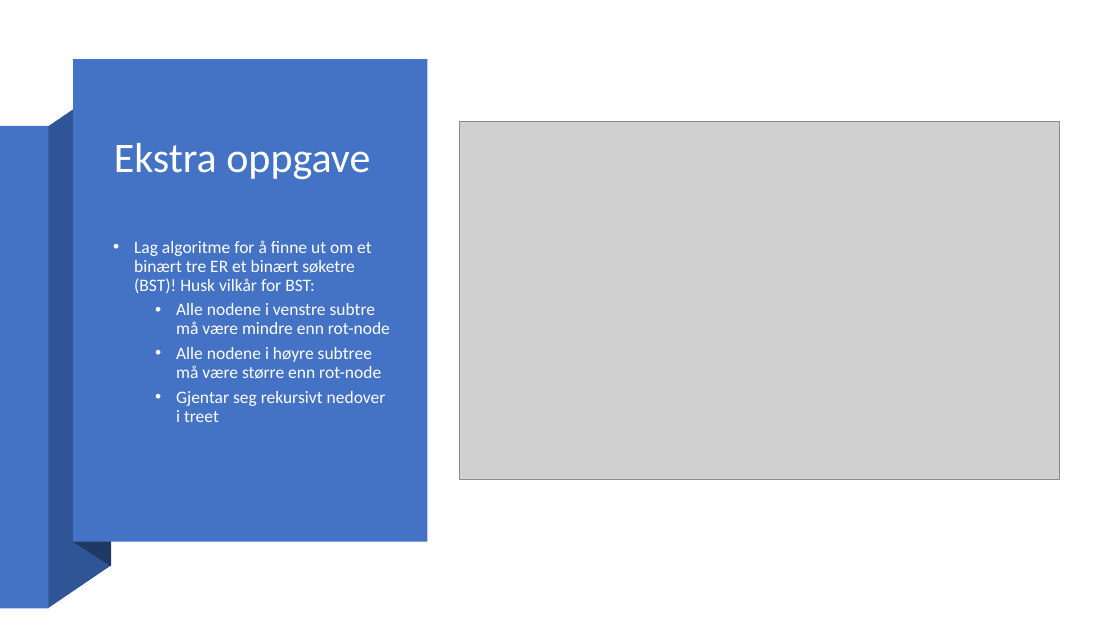
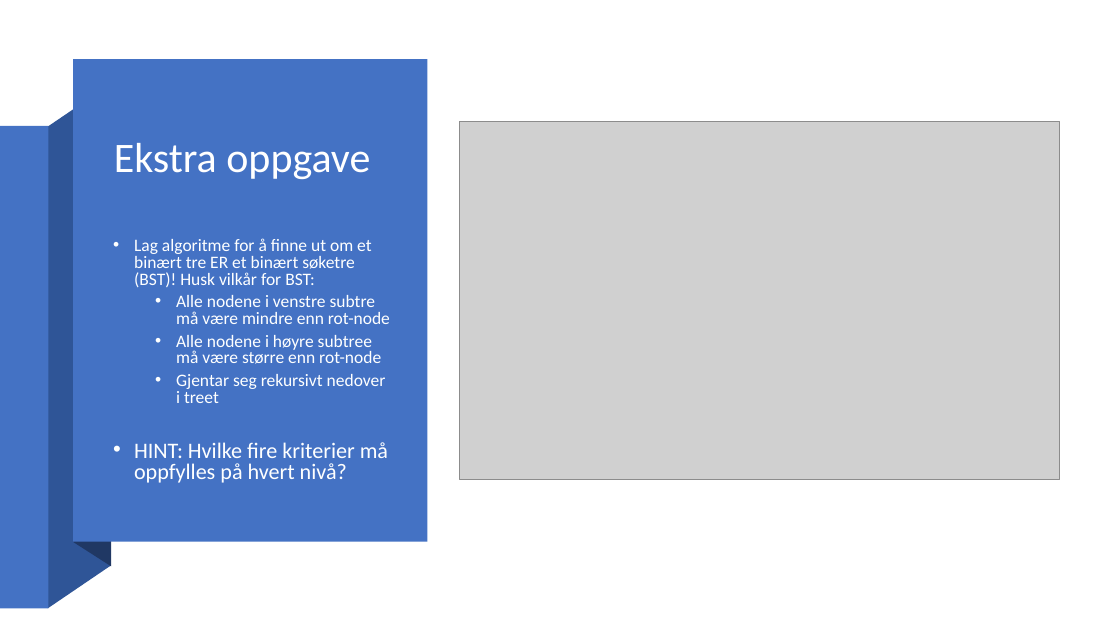
Before and after one commit to helgeingvart/DTE-2511, a slide deck: slide 8 of resources/classroom/Traversering av binære trær.pptx (slide 7 before the commit). Drawn at 1120x630 pixels with LibreOffice and Linux fonts; fonts in the diff are those of the drawing; grey boxes stand for pictures. Boxes give left, top, right and bottom in pixels: in the first picture for what was removed or moved away, otherwise in the second. Text is boxed around its words. In the diff, an @@ line names an element or a change of style, - is before the commit and + after.

```diff
--- a/resources/classroom/Traversering av binære trær.pptx
+++ b/resources/classroom/Traversering av binære trær.pptx
@@ text at (134, 238, 390, 403): line spacing 0.9 to 0.8 @@
@@ text at (134, 442, 388, 483): paragraph added @@
+• HINT: Hvilke fire kriterier må oppfylles på hvert nivå?
```
Also in this commit, not shown: 1 other slide changed, 1 slide added, 4 other files.
